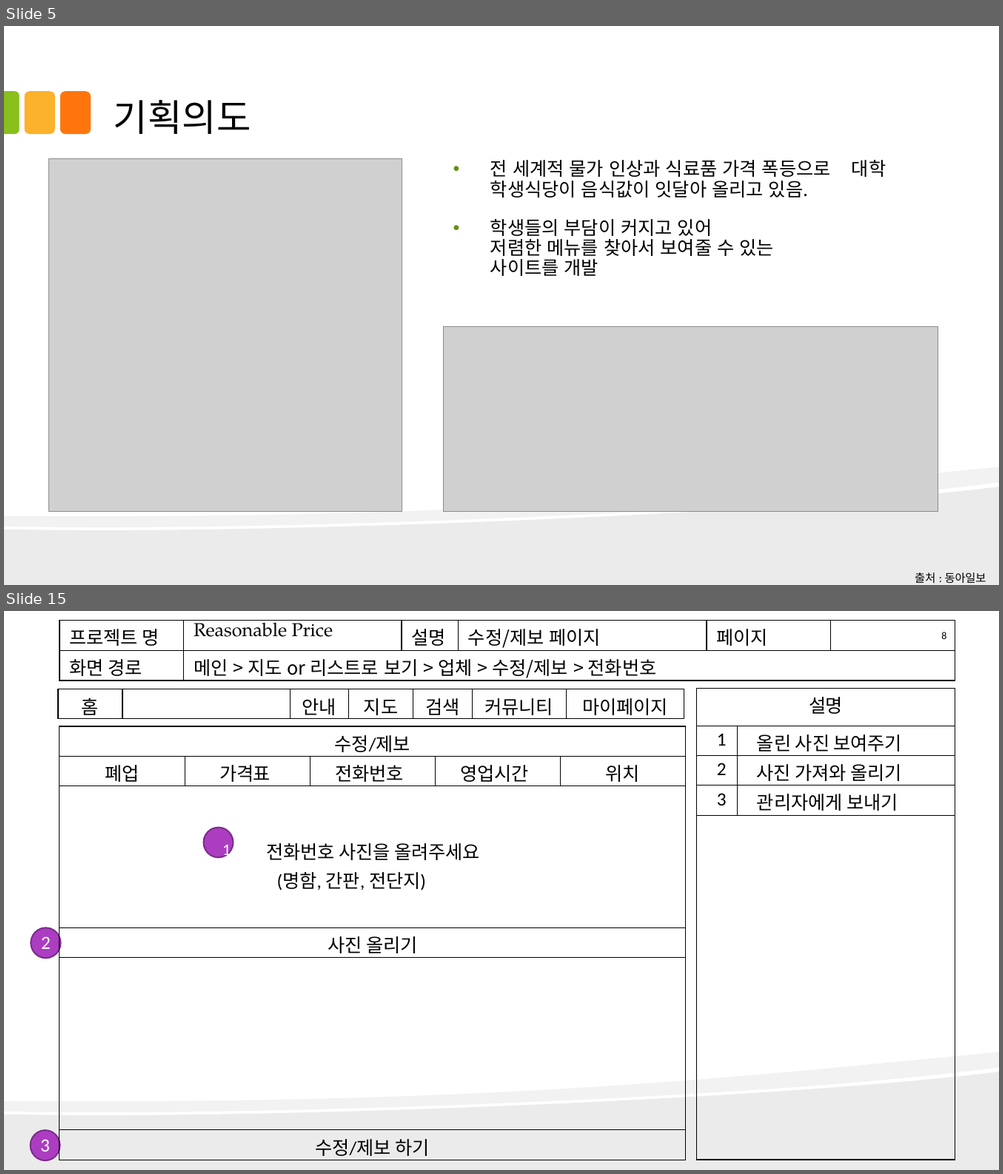
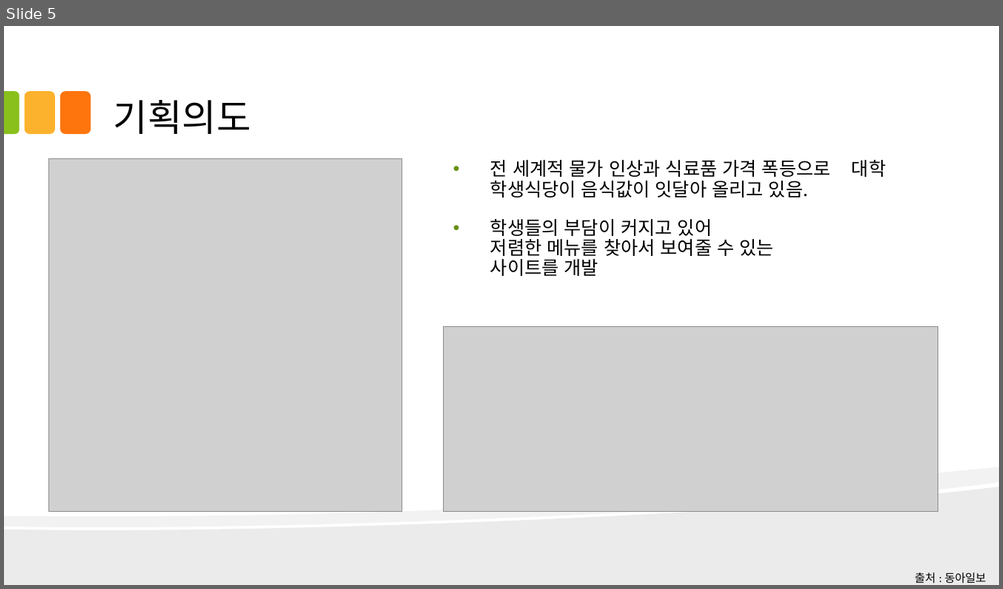
Before and after one commit to kjayvam/HTML, a slide deck: project/ppt/김영민_착한업소찾기_v.0.2.0.pptx. Shown one above the other, each under a label of ours: slides 5 and 15 before the commit, slide 5 after it; the slides between them are not shown. The pictures are 1003x1174 and 1003x589 pixels, drawn with LibreOffice and Linux fonts; fonts in the diff are those of the drawing; grey boxes stand for pictures. Boxes give left, top, right and bottom in pixels: in the first picture for what was removed or moved away, otherwise in the second. Text is boxed around its words. In the diff, an @@ line names an element or a change of style, - is before the commit and + after.

```diff
--- a/project/ppt/김영민_착한업소찾기_v.0.2.0.pptx
+++ b/project/ppt/김영민_착한업소찾기_v.0.2.0.pptx
@@ slide 15 removed at (4,611,999,1170), background #FFFFFF; not listed: 2 template elements that a slide beside it also shows @@
@@ table removed at (60,620,954,681), 2 rows, 6 columns @@
-프로젝트 명 | Reasonable Price | 설명 | 수정/제보 페이지 | 페이지 | 8
-화면 경로 | 메인 > 지도 or 리스트로 보기 > 업체 > 수정/제보 > 전화번호 |  |  |  | 
@@ table removed at (58,689,684,894), 1 rows, 7 columns @@
-홈 |  | 안내 | 지도 | 검색 | 커뮤니티 | 마이페이지
@@ table removed at (697,689,956,1160), 5 rows, 2 columns @@
-설명 | 
-1 | 올린 사진 보여주기
-2 | 사진 가져와 올리기
-3 | 관리자에게 보내기
- | 
@@ table removed at (60,726,687,1160), 6 rows, 5 columns @@
-수정/제보 |  |  |  | 
-폐업 | 가격표 | 전화번호 | 영업시간 | 위치
-1 전화번호 사진을 올려주세요 / (명함, 간판, 전단지) |  |  |  | 
-사진 올리기 |  |  |  | 
- |  |  |  | 
-수정/제보 하기 |  |  |  | 
@@ freeform shape removed at (203,827,233,857) @@
@@ freeform shape removed at (203,827,233,857) @@
@@ freeform shape removed at (31,928,61,959) @@
@@ freeform shape removed at (31,928,61,959) @@
@@ text removed at (41,937,51,949) @@
-2
@@ freeform shape removed at (30,1131,60,1162) @@
@@ freeform shape removed at (30,1131,60,1162) @@
@@ text removed at (40,1139,50,1152) @@
-3
```
Also in this commit, not shown: 5 slides changed, 3 slides added, 26 other slides removed, 8 other files.
